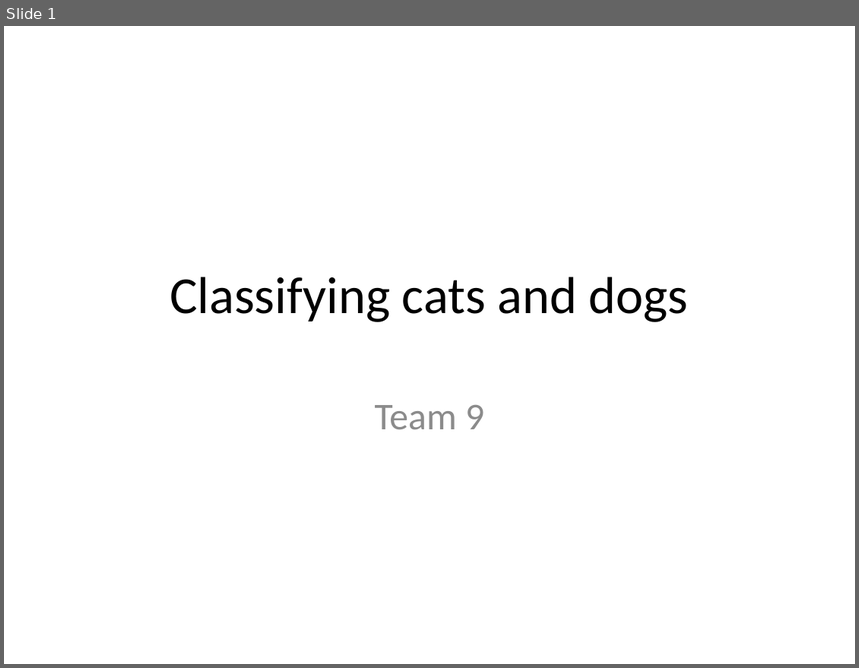
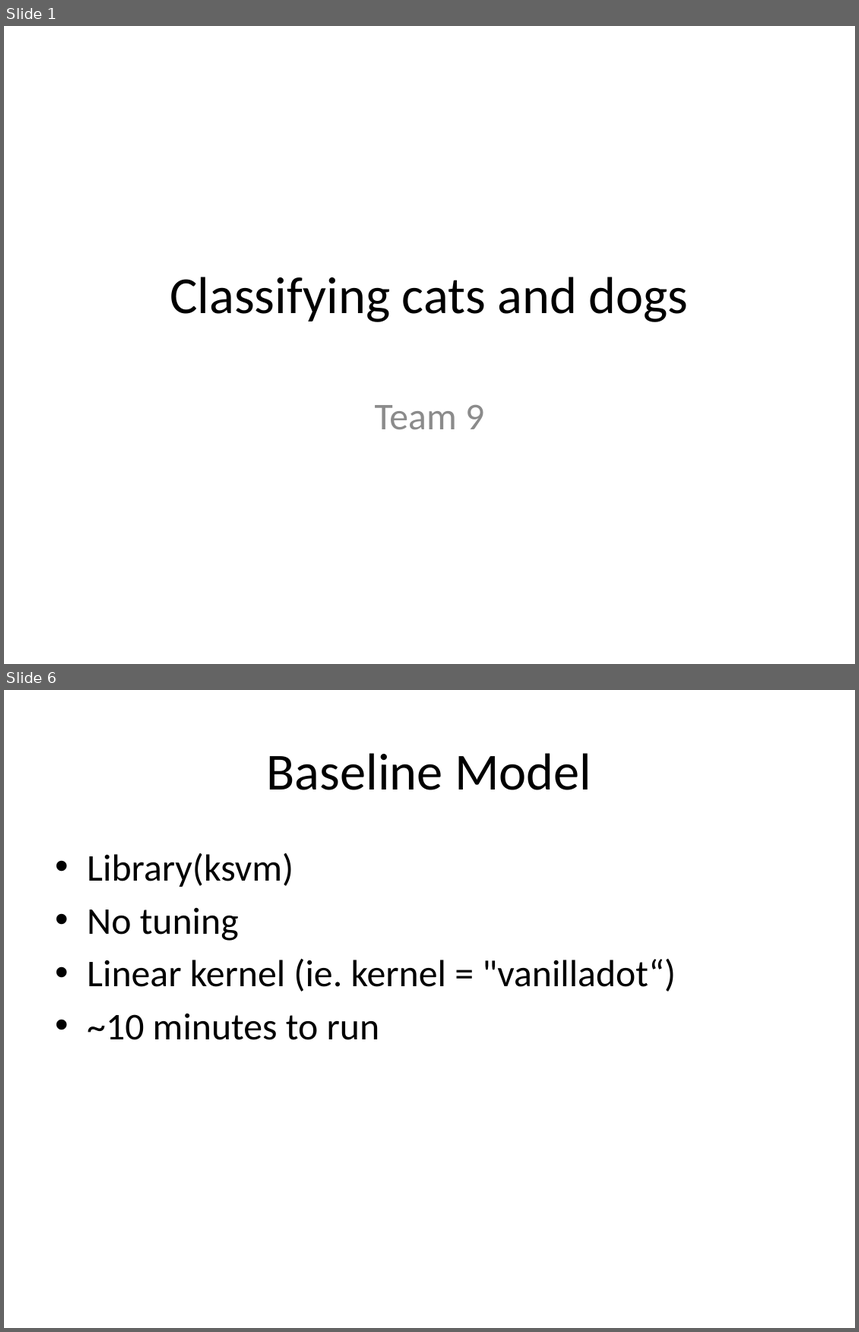
Before and after one commit to yueshengu/Predict-cats-and-dogs, a slide deck: cats and dogs.pptx. Shown one above the other, each under a label of ours: slide 1 before the commit, slides 1 and 6 after it; the slides between them are not shown. The pictures are 859x668 and 859x1332 pixels, drawn with LibreOffice and Linux fonts; fonts in the diff are those of the drawing. Boxes give left, top, right and bottom in pixels: in the first picture for what was removed or moved away, otherwise in the second. Text is boxed around its words. In the diff, an @@ line names an element or a change of style, - is before the commit and + after.

```diff
--- a/cats and dogs.pptx
+++ b/cats and dogs.pptx
@@ slide 6 added at [4,690,855,1328], background #FFFFFF @@
@@ title added at [267,753,591,790], 44 pt, text #000000 @@
+Baseline Model
@@ text added at [87,853,676,1040], 32 pt, text #000000 @@
+• Library(ksvm)
+• No tuning
+• Linear kernel (ie. kernel = "vanilladot“)
+• ~10 minutes to run
```
Also in this commit, not shown: 1 slide changed, 6 other slides added, 1 other file.
